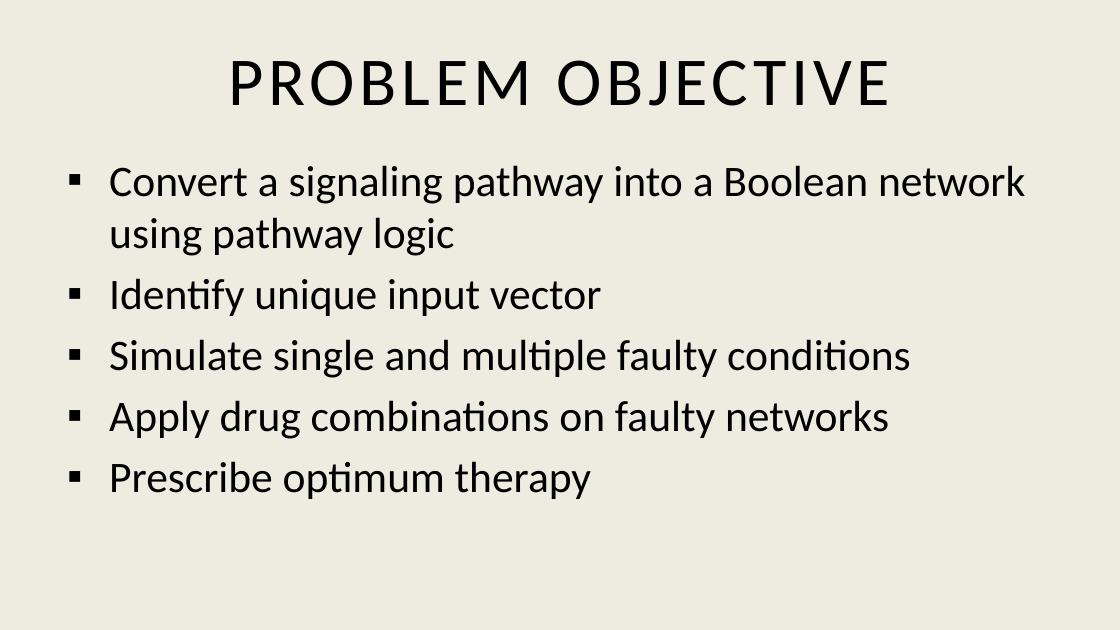
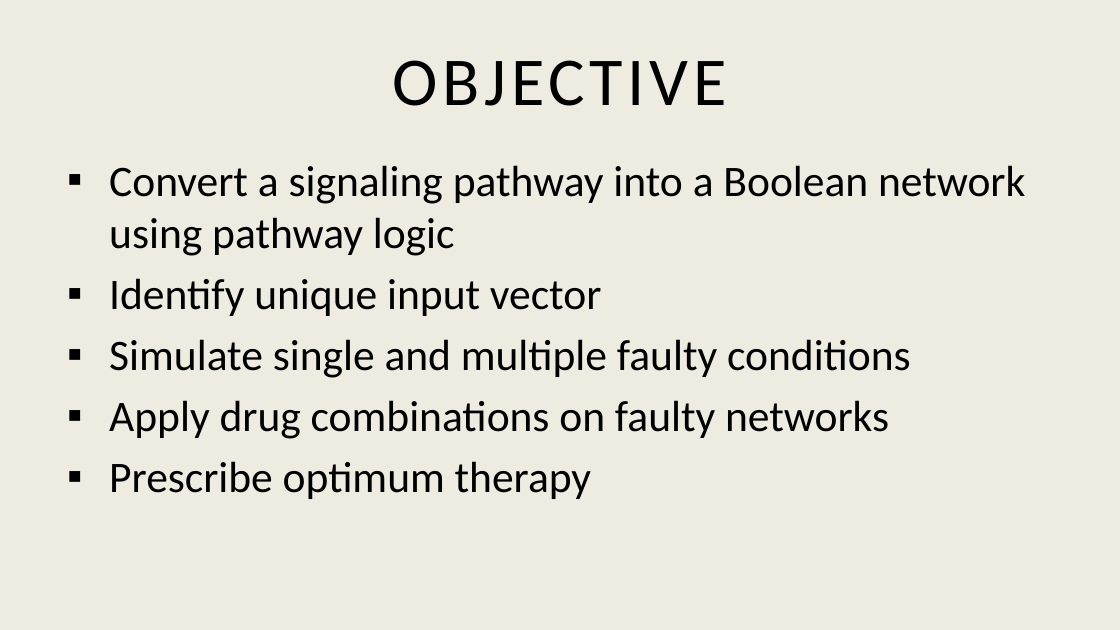
Before and after one commit to AcOdErKa/c--a--n--c--e--r12_16_17, a slide deck: slide 4 of finalDocs/ppt.pptx (slide 3 before the commit). Drawn at 1120x630 pixels with LibreOffice and Linux fonts; fonts in the diff are those of the drawing. Boxes give left, top, right and bottom in pixels: in the first picture for what was removed or moved away, otherwise in the second. Text is boxed around its words. In the diff, an @@ line names an element or a change of style, - is before the commit and + after.

```diff
--- a/finalDocs/ppt.pptx
+++ b/finalDocs/ppt.pptx
@@ title at <box>393,60,727,106</box>: text changed @@
-PROBLEM OBJECTIVE
+OBJECTIVE
```
Also in this commit, not shown: 7 other slides changed, 27 slides added.
